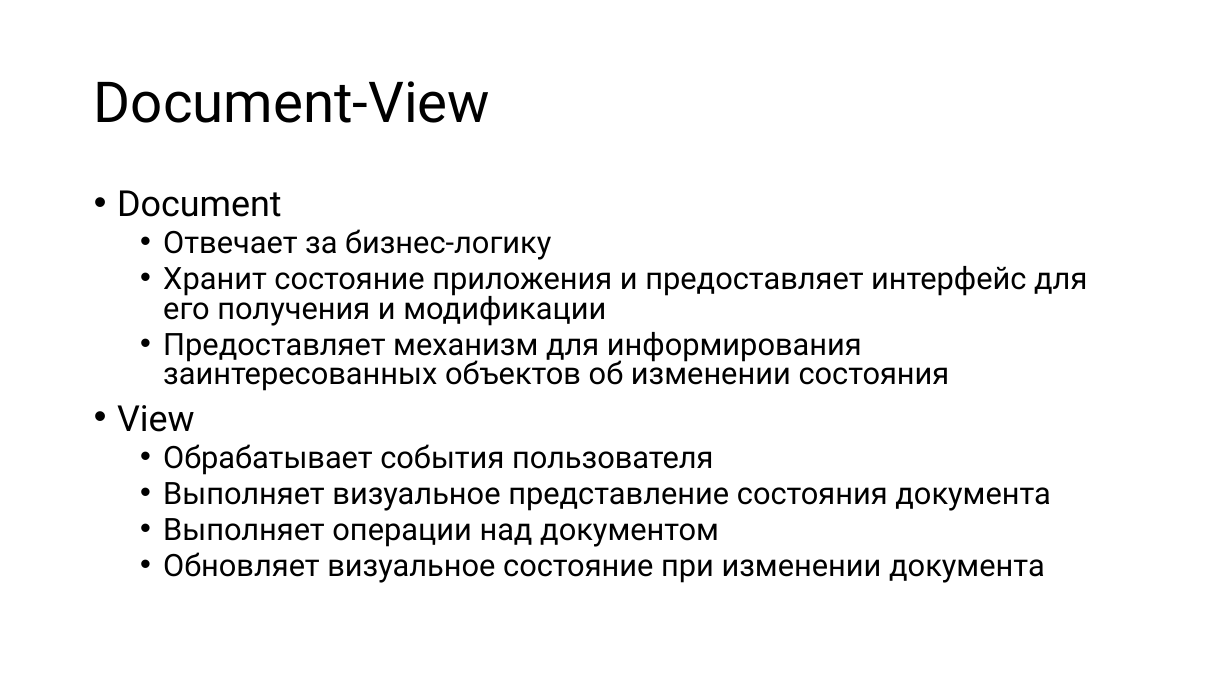
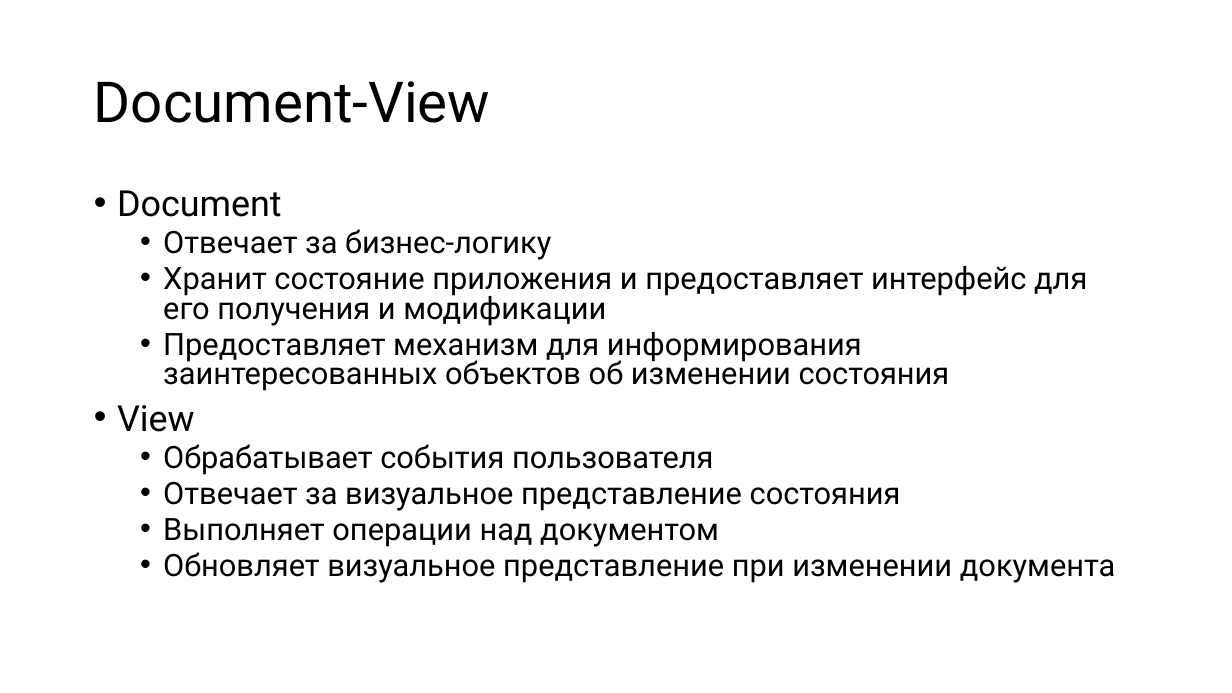
Before and after one commit to alexey-malov/ood, a slide deck: slide 9 of lectures/16.mvxx/mvxx.pptx (slide 8 before the commit). Drawn at 1232x693 pixels with LibreOffice and Linux fonts; fonts in the diff are those of the drawing. Boxes give left, top, right and bottom in pixels: in the first picture for what was removed or moved away, otherwise in the second. Text is boxed around its words. In the diff, an @@ line names an element or a change of style, - is before the commit and + after.

```diff
--- a/lectures/16.mvxx/mvxx.pptx
+++ b/lectures/16.mvxx/mvxx.pptx
@@ text at (163,481,901,511): text changed @@
-  • Выполняет визуальное представление состояния документа
+  • Отвечает за визуальное представление состояния
@@ text at (163,552,1116,583): text changed @@
-  • Обновляет визуальное состояние при изменении документа
+  • Обновляет визуальное представление при изменении документа
```
Also in this commit, not shown: 6 other slides changed, 6 slides added, 9 other files.
